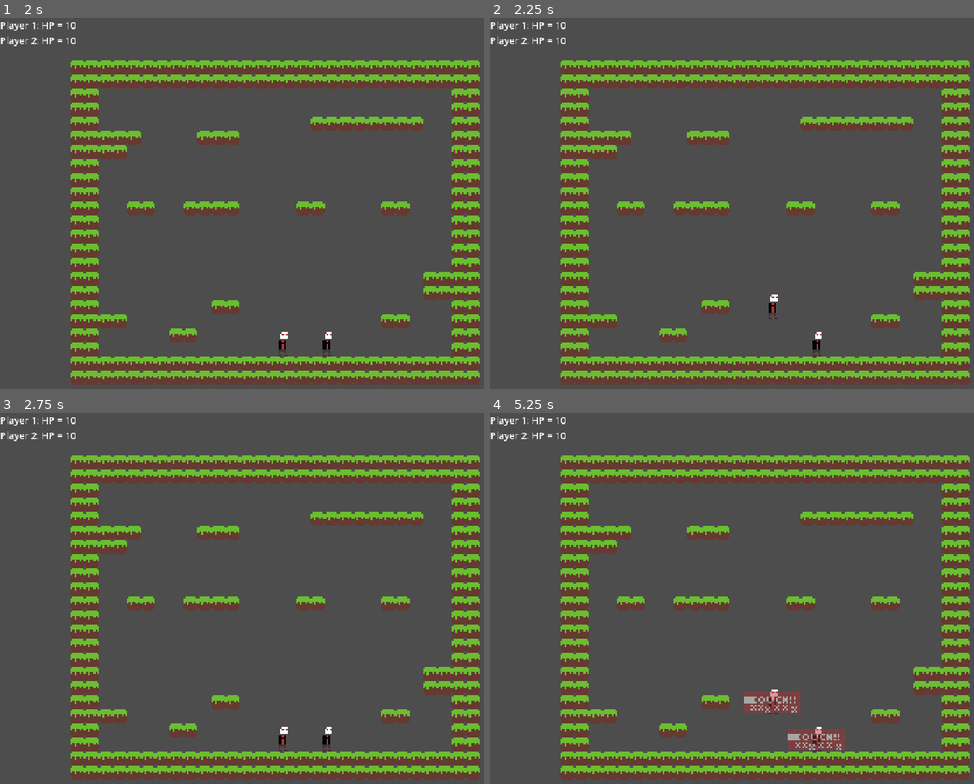
Above: before the commit, frames 1-4 (two rows, left to right).
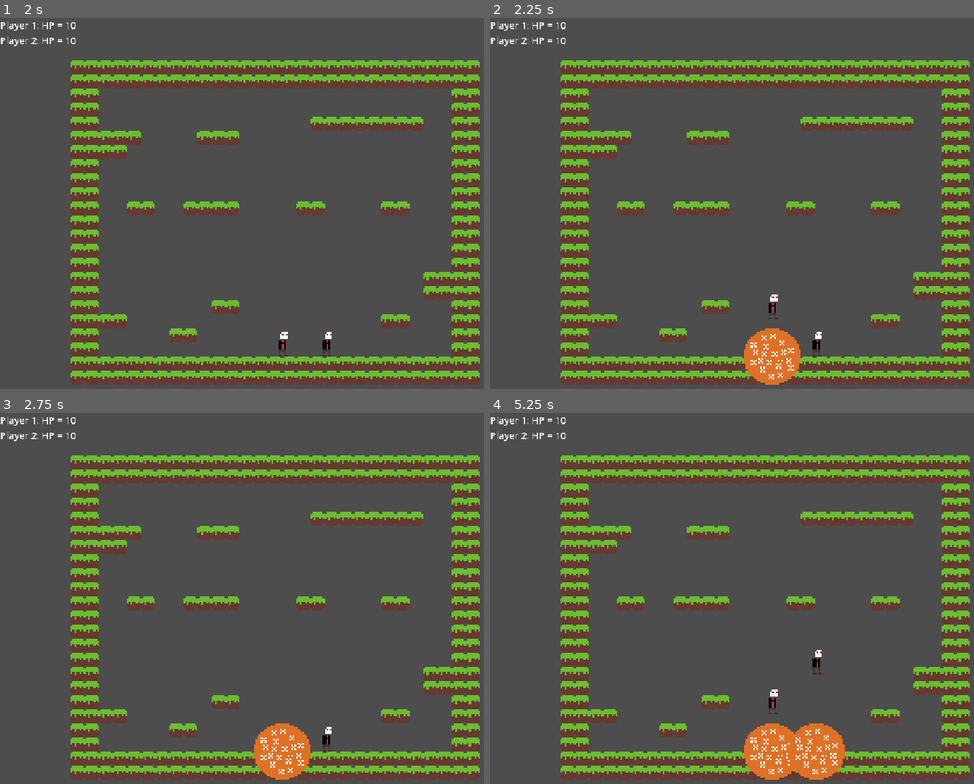
Above: after the commit, the same moments.

Repository: grandeisa/livre-2026
Game: Godot game, scene res://scenes/test_level.tscn
Same seed, same stepped clock (60 frames per second), same inputs: the game is played once before the commit and once after it.
Inputs:
- Up to frame 1 (2 s): tap Enter at 1.25 s
- Up to frame 2 (2.25 s): tap Space at 2 s
- Up to frame 3 (2.75 s): no input
- Up to frame 4 (5.25 s): tap Enter at 2.75, 4.25 s; tap Space at 3.5, 5 s

Frame 1 is identical in both runs. In frame 2, 1.4% of the frame differs, in the area x 52-65%, y 83-99%; in frame 3, 1.4%; in frame 4, 3.4%, in the area x 52-74%, y 63-99%.

Commit message:
Add player explosions

Diff:
--- /dev/null
+++ b/src/scenes/explosion.tscn
@@ -0,0 +1,18 @@
+[gd_scene format=3 uid="uid://ddepvd1pa7xyx"]
+
+[ext_resource type="Texture2D" uid="uid://c8tp63j47hmp2" path="res://sprites/placeholder-explosion.png" id="1_17npe"]
+[ext_resource type="Script" uid="uid://3ih8h7km5ual" path="res://scripts/explosion.gd" id="1_nfeox"]
+
+[sub_resource type="CircleShape2D" id="CircleShape2D_q68ea"]
+radius = 16.0
+
+[node name="Explosion" type="Area2D" unique_id=479324808]
+script = ExtResource("1_nfeox")
+
+[node name="Sprite2D" type="Sprite2D" parent="." unique_id=1188526109]
+texture = ExtResource("1_17npe")
+
+[node name="CollisionShape2D" type="CollisionShape2D" parent="." unique_id=162936400]
+shape = SubResource("CircleShape2D_q68ea")
+
+[connection signal="body_entered" from="." to="." method="_on_body_entered"]
--- a/src/scenes/player.tscn
+++ b/src/scenes/player.tscn
@@ -16,10 +16,11 @@
 [sub_resource type="RectangleShape2D" id="RectangleShape2D_7r5hg"]
 size = Vector2(32, 12)
 
-[node name="Player" type="CharacterBody2D" unique_id=1457206436 node_paths=PackedStringArray("heal_hitbox", "attack_hitbox")]
+[node name="Player" type="CharacterBody2D" unique_id=1457206436 node_paths=PackedStringArray("heal_hitbox", "attack_hitbox", "foot")]
 script = ExtResource("1_tuyoq")
 heal_hitbox = NodePath("AimOrigin/Heal-Hitbox")
 attack_hitbox = NodePath("AimOrigin/Attack-Hitbox")
+foot = NodePath("Foot")
 
 [node name="CollisionShape2D" type="CollisionShape2D" parent="." unique_id=1874220503]
 position = Vector2(0, 1)
@@ -71,3 +72,6 @@
 texture = ExtResource("8_smehm")
 region_enabled = true
 region_rect = Rect2(0, 0.083, 32, 12)
+
+[node name="Foot" type="Node2D" parent="." unique_id=861480168]
+position = Vector2(0, 8)
--- /dev/null
+++ b/src/scripts/explosion.gd
@@ -0,0 +1,15 @@
+## Explosion
+extends Area2D
+
+var damage: int = 1
+var player_id: int = -1
+var duration: float = 1.0
+
+func _ready() -> void:
+	await get_tree().create_timer(duration).timeout
+	queue_free()
+
+func _on_body_entered(body: Node2D) -> void:
+	if body is Player:
+		if body.id == player_id: return
+		body.take_damage(damage)
--- a/src/scripts/player-states/grounded.gd
+++ b/src/scripts/player-states/grounded.gd
@@ -6,10 +6,15 @@
 func _enter_state() -> void:
 	player.current_speed = player.GROUNDED_SPEED
 
+func _process(delta: float) -> void:
+	player.time_without_atk += delta
+
 func _physics_update_state(_delta: float) -> void:
 	if not player.is_on_floor():
 		start_transition("fall")
-	elif MultiInput.is_action_just_pressed("p_jump", player.device):
+	elif MultiInput.is_action_just_pressed("p_jump", player.device) \
+		or player.time_without_atk > Player.MAX_TIME_WITHOUT_ATK:
+		player.time_without_atk = 0.0
 		start_transition("jump")
 
 func _exit_state() -> void:pass
--- a/src/scripts/player-states/jump.gd
+++ b/src/scripts/player-states/jump.gd
@@ -7,6 +7,13 @@
 	player.velocity.y = player.JUMP_VELOCITY
 	player.current_speed = player.UNGROUNDED_SPEED
 
+	var explosion = Player.explosion_packed.instantiate()
+
+	explosion.player_id = player.id
+	explosion.damage = player.current_damage
+	explosion.global_position = player.foot.global_position
+	player.add_sibling(explosion)
+
 func _physics_update_state(delta: float) -> void:
 	if MultiInput.is_action_just_released("p_jump", player.device):
 		player.velocity.y = max(player.velocity.y, player.JUMP_MIN_VELOCITY_ON_JUMP_EARLY_STOP)
--- a/src/scripts/player.gd
+++ b/src/scripts/player.gd
@@ -1,5 +1,7 @@
 class_name Player extends CharacterBody2D
 
+
+static var explosion_packed: PackedScene = preload("res://scenes/explosion.tscn")
 
 const GROUNDED_SPEED: float = 155.0
 const UNGROUNDED_SPEED: float = 125.0
@@ -13,6 +15,7 @@
 @onready var sprite:Sprite2D = $Sprite2D
 @export var heal_hitbox: Area2D
 @export var attack_hitbox: Area2D
+@export var foot: Node2D
 #endregion
 
 #region input
@@ -24,6 +27,7 @@
 var health_points: int = 10
 var current_speed: float = GROUNDED_SPEED
 var current_gravity: Vector2 = GRAVITY
+var current_damage: int = 3
 var can_move: bool = true
 var can_heal: bool = true
 var can_attack: bool = true
@@ -31,7 +35,6 @@
 
 func _process(_delta: float) -> void:
 	input_direction = MultiInput.get_vector("p_left","p_right", "p_up", "p_down", device)
-	if health_points <= 0: Director.change_to_results_scene(id)
 
 func _physics_process(delta: float) -> void:
 	if can_move and input_direction.x:
@@ -52,32 +55,13 @@
 			if player == self: continue
 			player.health_points += 2
 
-		await get_tree().create_timer(0.1).timeout
+		await get_tree().create_timer(5.0).timeout
 		can_heal = true
 		heal_hitbox.visible = false
 
-	if can_attack and MultiInput.is_action_just_pressed("p_attack", device):
-		_attack()
-	elif can_attack:
-		time_without_atk += delta
-		if time_without_atk > MAX_TIME_WITHOUT_ATK:
-			time_without_atk = 0.0
-			_attack()
+func take_damage(amount: int) -> void:
+	health_points -= amount
+	if health_points <= 0: Director.change_to_results_scene(id)
 
-
-func _attack() -> void:
-	can_attack = false
-	attack_hitbox.visible = true
-	can_move = false
-	can_heal = false
-	velocity.y = 0
-	for player in attack_hitbox.get_overlapping_bodies():
-		if player is not Player: continue
-		if player == self: continue
-		player.health_points -= 1
-
-	await get_tree().create_timer(0.4).timeout
-	can_attack = true
-	can_move = true
-	can_heal = true
-	attack_hitbox.visible = false
+func take_heal(amount: int) -> void:
+	health_points += amount
Not shown, added: src/scripts/explosion.gd.uid
Binary file added: src/sprites/placeholder-explosion.png
Not shown, added: src/sprites/placeholder-explosion.png.import
Not shown, changed: ideadump.md
Not shown, changed: tasks.md
